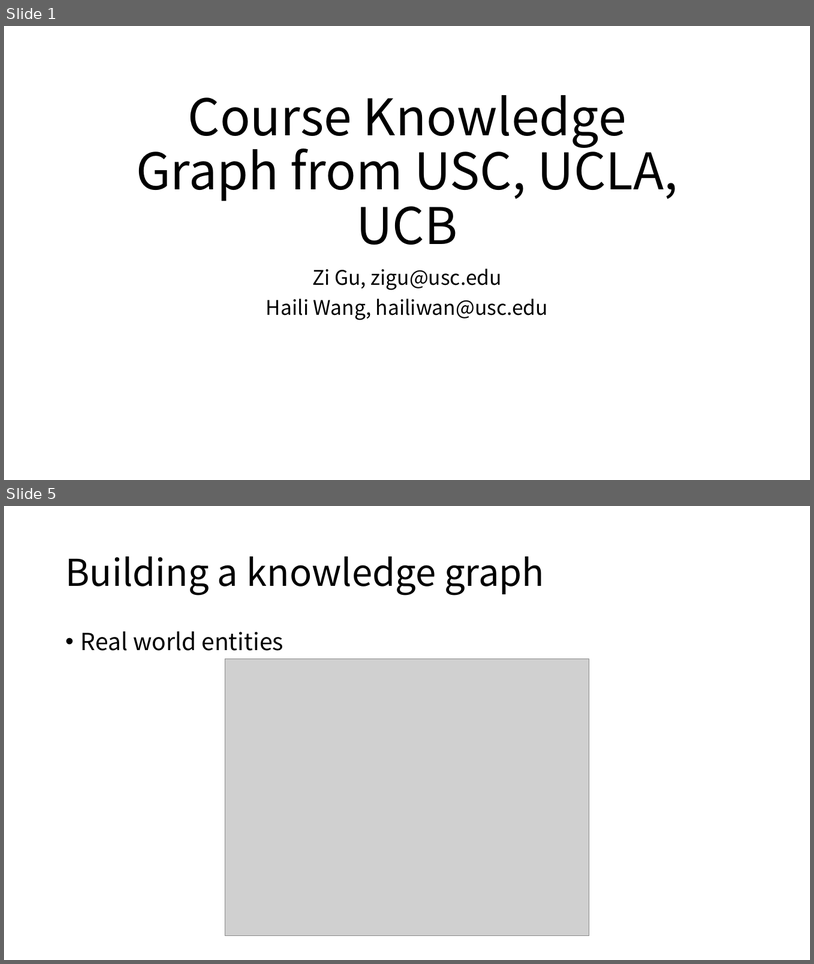
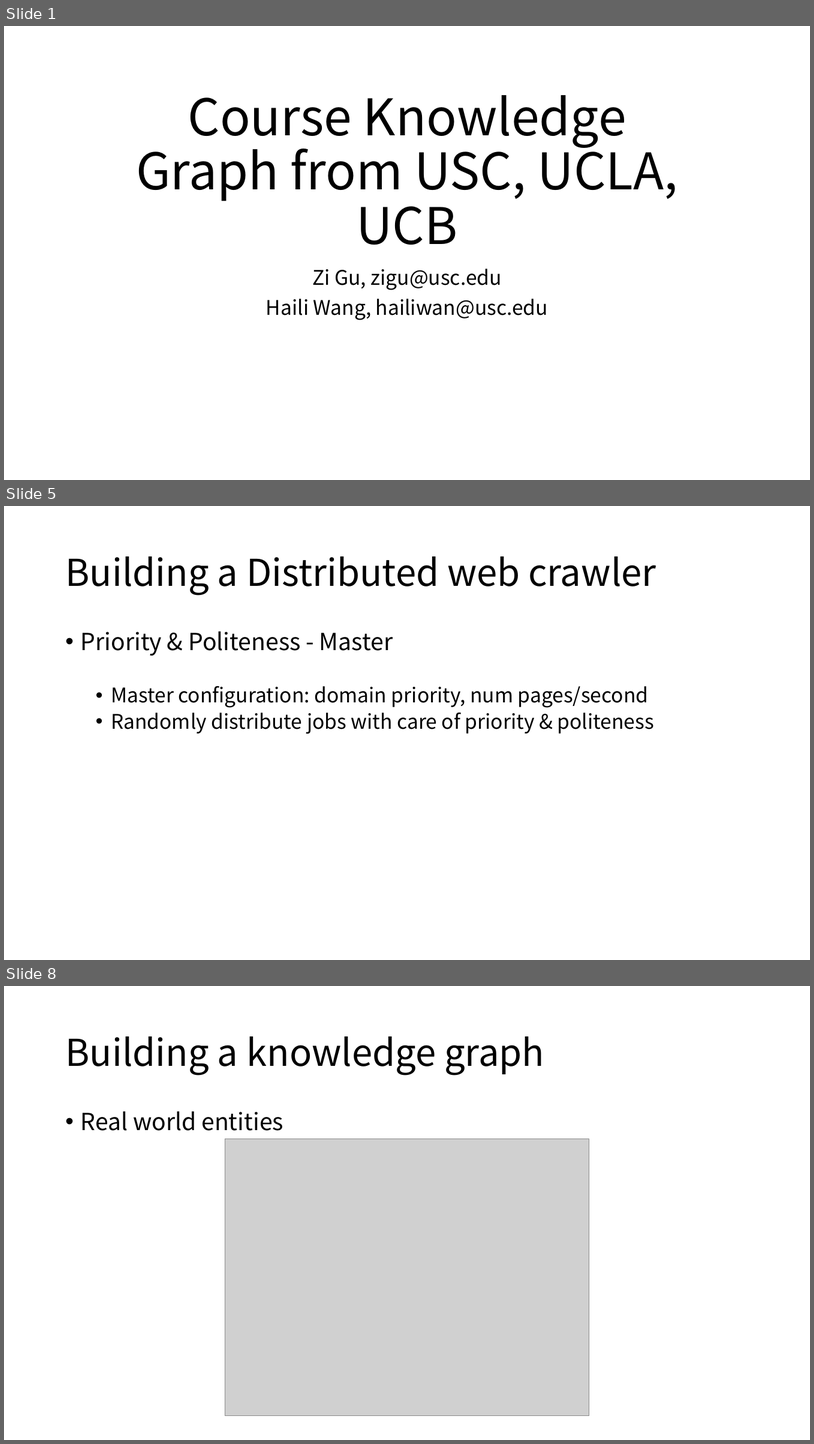
Before and after one commit to GUZiGit/INF558Group, a slide deck: Documents/FinalPresentation/finalPre.pptx. Shown one above the other, each under a label of ours: slides 1 and 5 before the commit, slides 1, 5 and 8 after it; the slides between them are not shown. The pictures are 814x964 and 814x1444 pixels, drawn with LibreOffice and Linux fonts; fonts in the diff are those of the drawing; grey boxes stand for pictures. Boxes give left, top, right and bottom in pixels: in the first picture for what was removed or moved away, otherwise in the second. Text is boxed around its words. In the diff, an @@ line names an element or a change of style, - is before the commit and + after.

```diff
--- a/Documents/FinalPresentation/finalPre.pptx
+++ b/Documents/FinalPresentation/finalPre.pptx
@@ slide 5 added at [4, 506, 810, 960], background #FFFFFF @@
@@ title added at [65, 556, 656, 595], 44 pt, text #000000 @@
+Building a Distributed web crawler
@@ text added at [81, 631, 654, 733], 24 pt, text #000000 @@
+• Priority & Politeness - Master
+  • Master configuration: domain priority, num pages/second
+  • Randomly distribute jobs with care of priority & politeness
@@ what was slide 5 is now slide 8 @@
```
Also in this commit, not shown: 5 slides changed, 4 other slides added, 1 other file.
